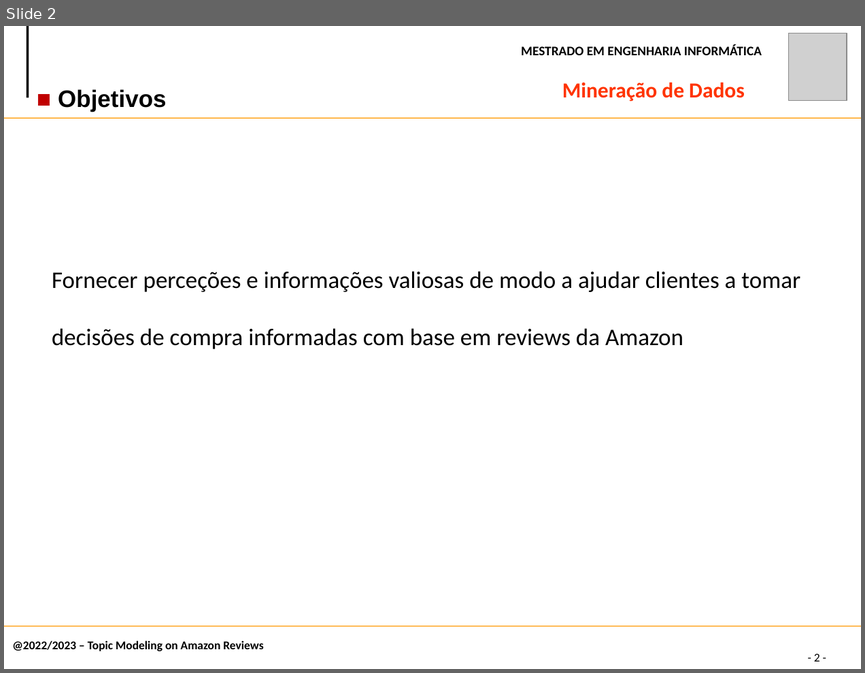
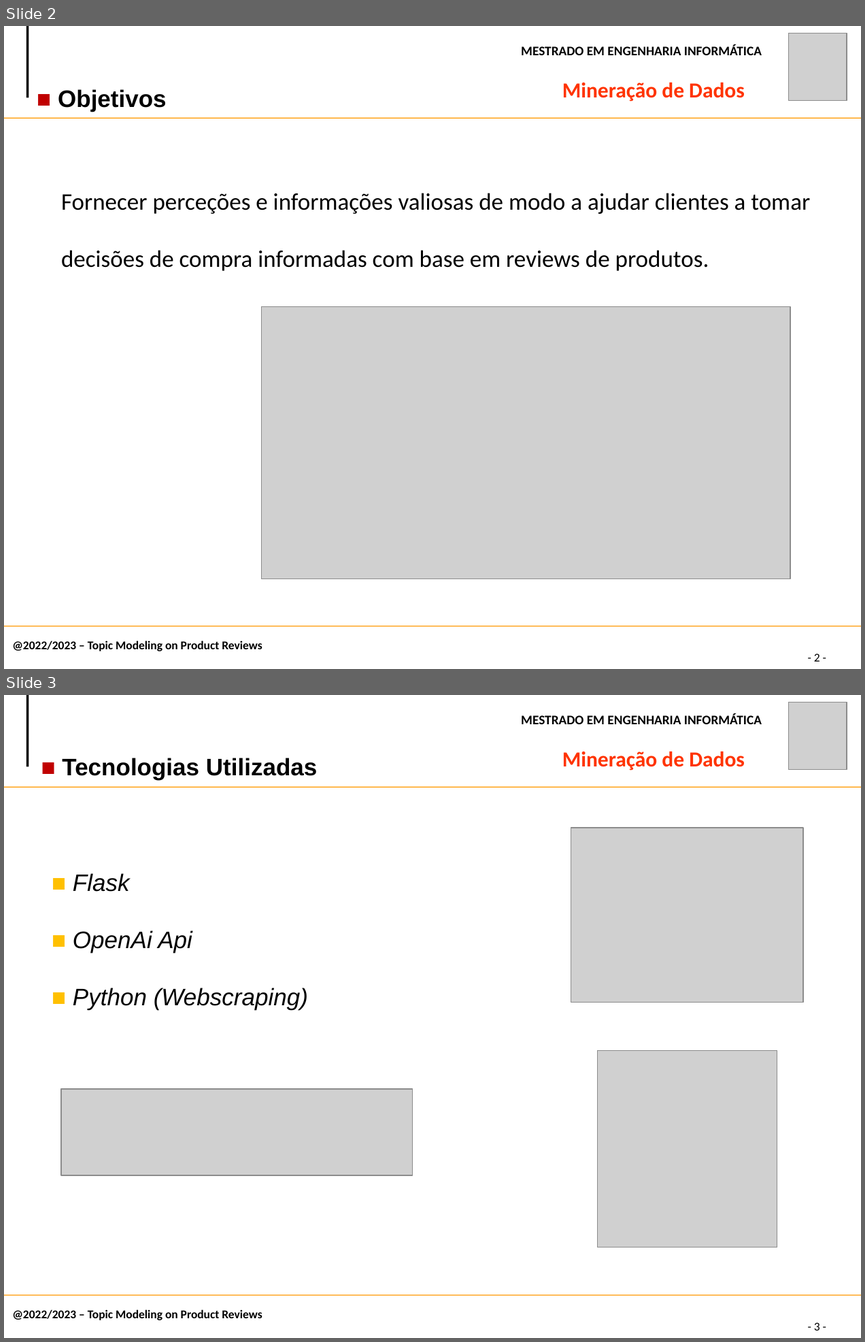
Before and after one commit to claudiadmr/MD-Projeto, a slide deck: Fase2/MD.pptx. Shown one above the other, each under a label of ours: slide 2 before the commit, slides 2 and 3 after it. The pictures are 865x673 and 865x1342 pixels, drawn with LibreOffice and Linux fonts; fonts in the diff are those of the drawing; grey boxes stand for pictures. Boxes give left, top, right and bottom in pixels: in the first picture for what was removed or moved away, otherwise in the second. Text is boxed around its words. In the diff, an @@ line names an element or a change of style, - is before the commit and + after.

```diff
--- a/Fase2/MD.pptx
+++ b/Fase2/MD.pptx
@@ slide 3 added at [4, 695, 861, 1338], background #FFFFFF @@
@@ line added from (27, 695) to (27, 767), #000000 2 pt @@
@@ text added at [521, 713, 762, 724], 11 pt, text #000000, bold @@
+MESTRADO EM ENGENHARIA INFORMÁTICA
@@ picture added at [789, 702, 847, 770] @@
@@ text added at [562, 751, 745, 770], 18 pt, text #FF3300, bold @@
+Mineração de Dados
@@ text added at [62, 758, 317, 779], 20 pt, text #000000, bold @@
+■ Tecnologias Utilizadas
@@ line added from (4, 787) to (861, 787), #FF9900 0.75 pt @@
@@ picture added at [570, 828, 802, 1002] @@
@@ text added at [73, 873, 308, 1010], 20 pt, text #000000, italic @@
+■ Flask
+■ OpenAi Api
+■ Python (Webscraping)
@@ picture added at [597, 1051, 776, 1248] @@
@@ picture added at [61, 1088, 413, 1175] @@
@@ line added from (4, 1295) to (861, 1295), #FF9900 0.75 pt @@
@@ text added at [12, 1309, 262, 1320], 10 pt, text #000000, bold @@
+@2022/2023 – Topic Modeling on Product Reviews
@@ page number added at [814, 1322, 820, 1330], 10 pt, text #000000 @@
+- 3 -
@@ slide 2 changed as well @@
@@ text at [61, 193, 810, 271]: text changed @@
-Fornecer perceções e informações valiosas de modo a ajudar clientes a tomar decisões de compra informadas com base em reviews da Amazon
+Fornecer perceções e informações valiosas de modo a ajudar clientes a tomar decisões de compra informadas com base em reviews de produtos.
@@ picture added at [262, 306, 791, 579] @@
@@ text at [12, 640, 262, 651]: text changed @@
-@2022/2023 – Topic Modeling on Amazon Reviews
+@2022/2023 – Topic Modeling on Product Reviews
```
Also in this commit, not shown: 8 other slides changed, 1 other slide added.
